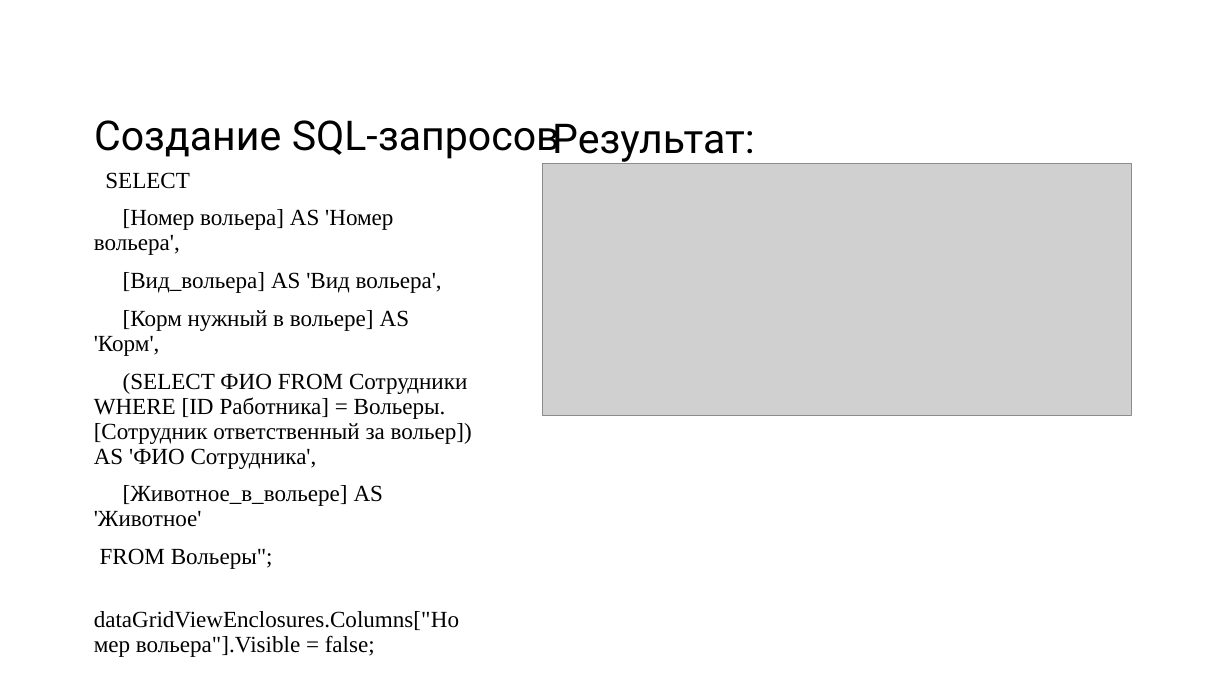
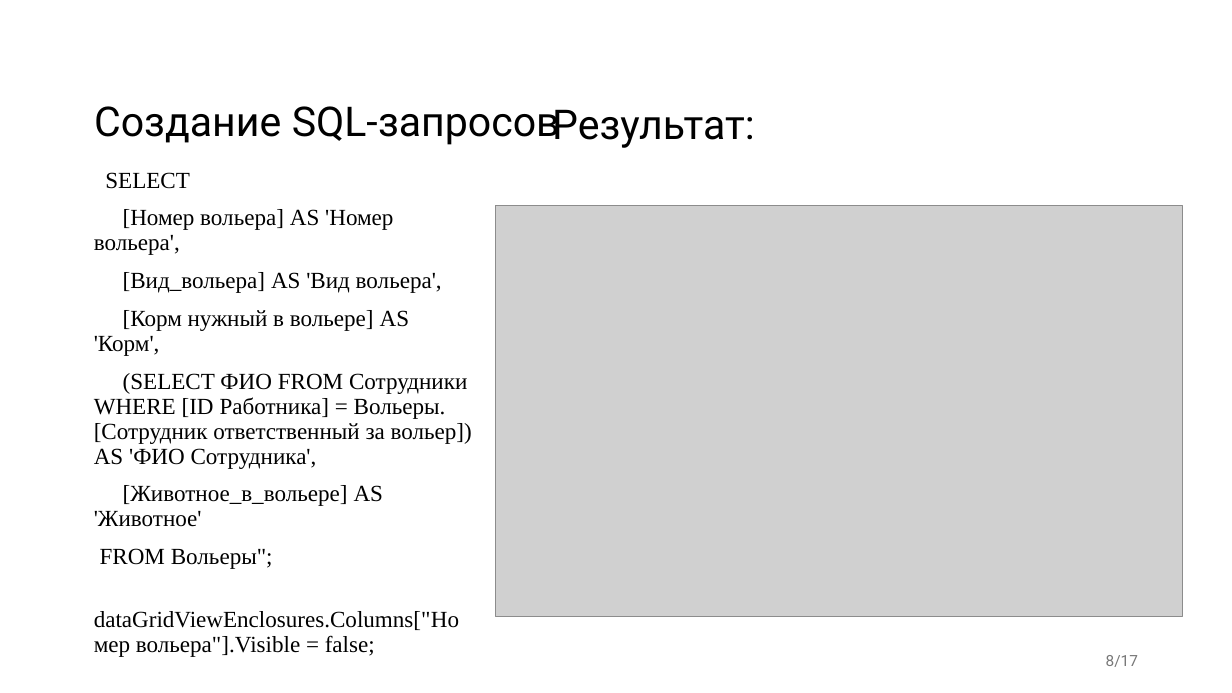
Before and after one commit to BirdManl/-zoo-, a slide deck: slide 8 of Пз+презентация/презентация .pptx. Drawn at 1232x693 pixels with LibreOffice and Linux fonts; fonts in the diff are those of the drawing; grey boxes stand for pictures. Boxes give left, top, right and bottom in pixels: in the first picture for what was removed or moved away, otherwise in the second. Text is boxed around its words. In the diff, an @@ line names an element or a change of style, - is before the commit and + after.

```diff
--- a/Пз+презентация/презентация .pptx
+++ b/Пз+презентация/презентация .pptx
@@ title "Создание SQL-запросов": place and size @@
-title "Создание SQL-запросов" at bbox=[94, 120, 560, 159]
+title "Создание SQL-запросов" at bbox=[94, 106, 560, 145]
@@ text "Результат:": place and size @@
-text "Результат:" at bbox=[552, 123, 755, 164]
+text "Результат:" at bbox=[552, 109, 755, 148]
@@ picture: place and size @@
-picture at bbox=[543, 164, 1132, 415]
+picture at bbox=[495, 205, 1182, 616]
@@ page number added at bbox=[1106, 655, 1138, 667], 12 pt, text #797979 @@
+8/17
```
Also in this commit, not shown: 14 other slides changed, 2 other files.
